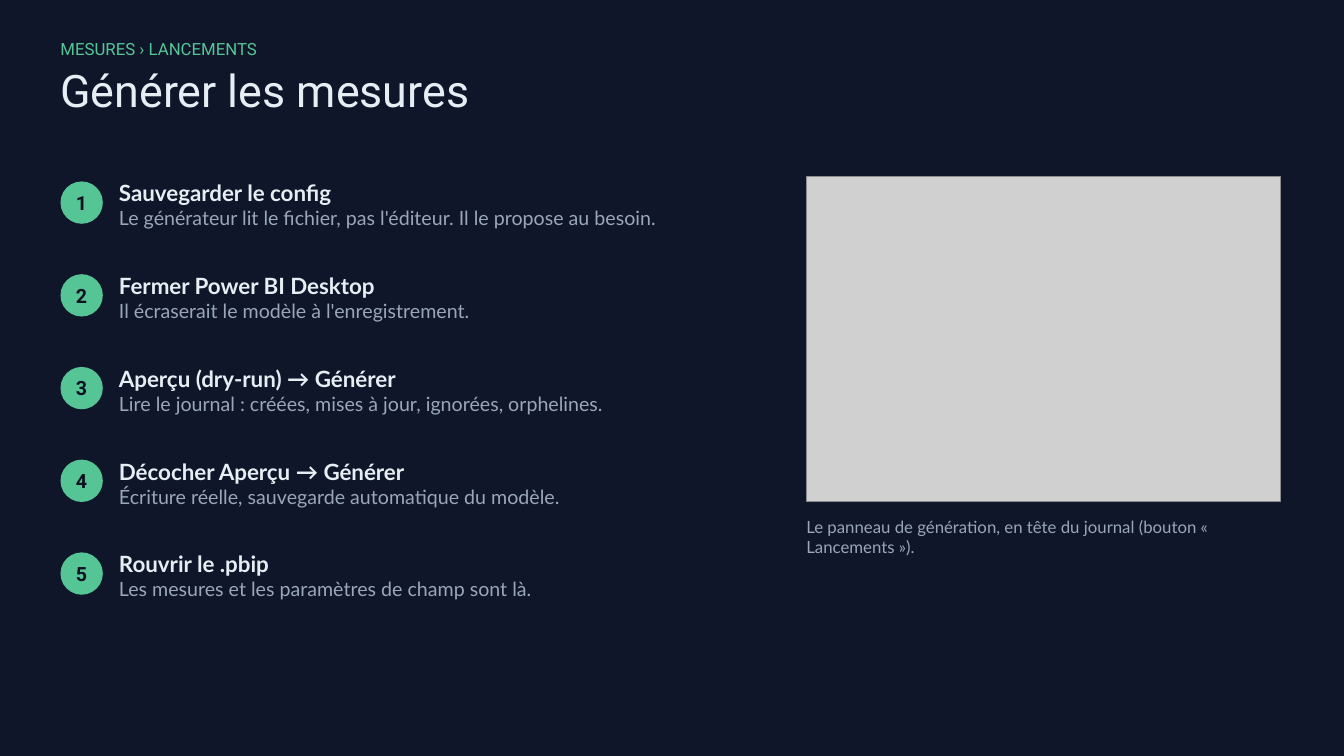
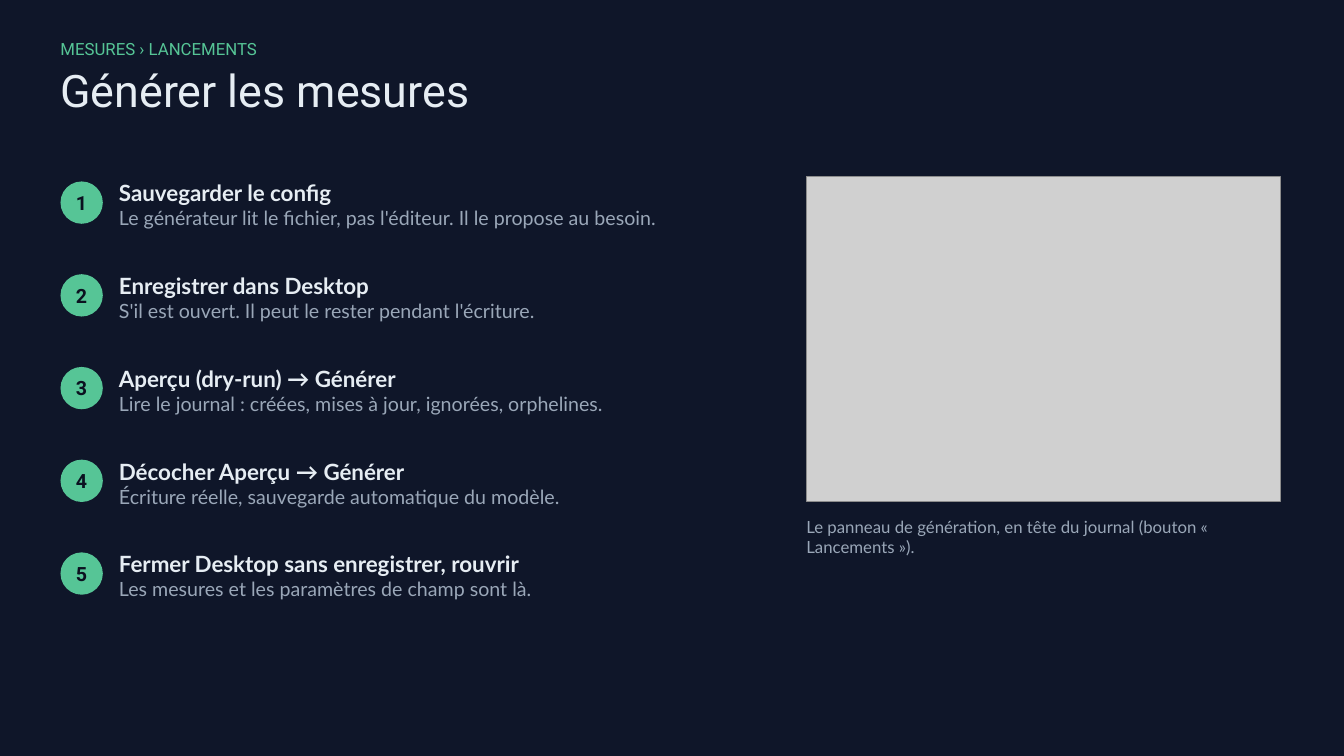
Before and after one commit to Madein1987/PBIdouille, a slide deck: slide 10 of docs/PBIdouille - Guide de demarrage rapide.pptx. Drawn at 1344x756 pixels with LibreOffice and Linux fonts; fonts in the diff are those of the drawing; grey boxes stand for pictures. Boxes give left, top, right and bottom in pixels: in the first picture for what was removed or moved away, otherwise in the second. Text is boxed around its words. In the diff, an @@ line names an element or a change of style, - is before the commit and + after.

```diff
--- a/docs/PBIdouille - Guide de demarrage rapide.pptx
+++ b/docs/PBIdouille - Guide de demarrage rapide.pptx
@@ text at box(119, 277, 535, 322): text changed @@
-Fermer Power BI Desktop
-Il écraserait le modèle à l'enregistrement.
+Enregistrer dans Desktop
+S'il est ouvert. Il peut le rester pendant l'écriture.
@@ text at box(119, 555, 519, 576): text changed @@
-Rouvrir le .pbip
+Fermer Desktop sans enregistrer, rouvrir
```
Also in this commit, not shown: 5 other slides changed, 24 other files.
